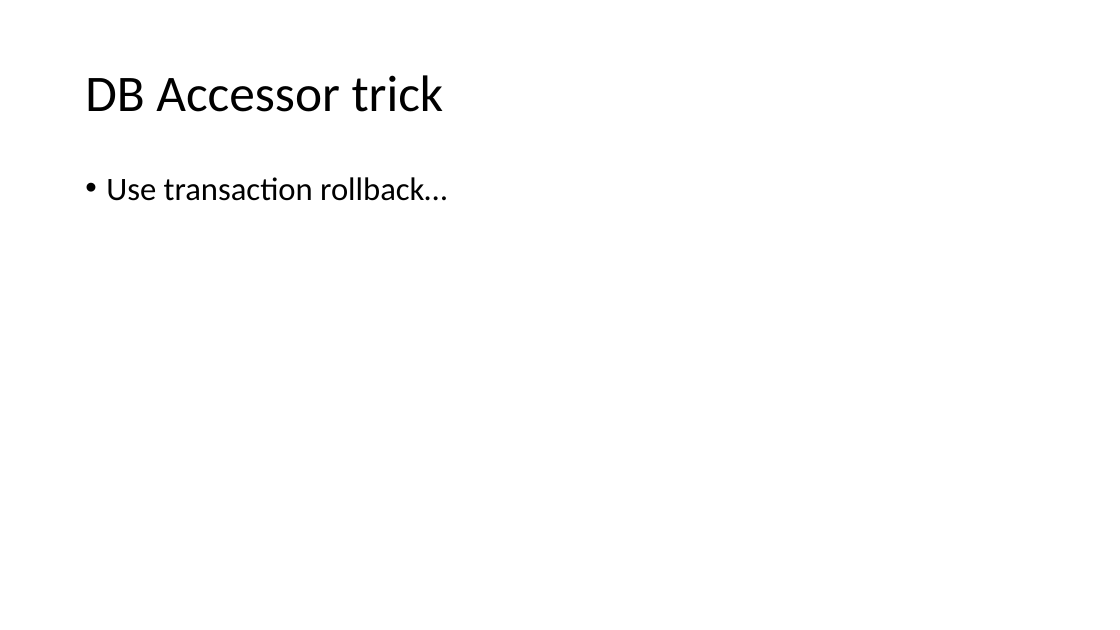
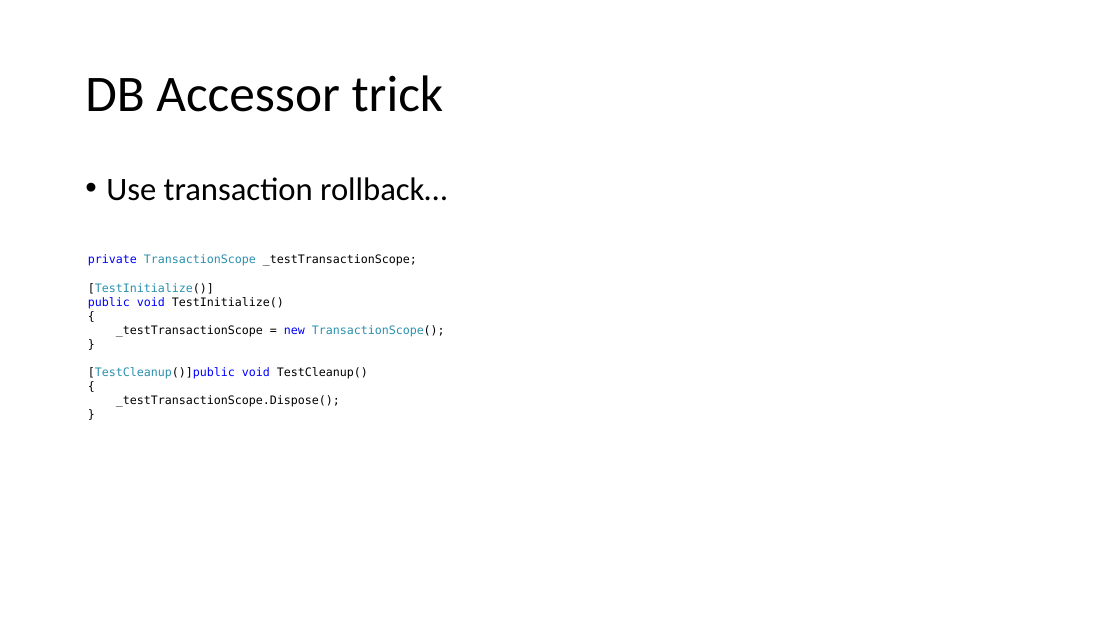
Before and after one commit to dnsdurham/ArchitectureExamples, a slide deck: slide 9 of Nuts_and_Bolts.pptx. Drawn at 1120x630 pixels with LibreOffice and Linux fonts; fonts in the diff are those of the drawing. Boxes give left, top, right and bottom in pixels: in the first picture for what was removed or moved away, otherwise in the second. Text is boxed around its words. In the diff, an @@ line names an element or a change of style, - is before the commit and + after.

```diff
--- a/Nuts_and_Bolts.pptx
+++ b/Nuts_and_Bolts.pptx
@@ text added at (88,254,445,407), 10 pt, text #000000 @@
+private TransactionScope _testTransactionScope;
+[TestInitialize()]
+public void TestInitialize()
+{
+_testTransactionScope = new TransactionScope();
+}
+[TestCleanup()]public void TestCleanup()
+{
+_testTransactionScope.Dispose();
+}
```
Also in this commit, not shown: 2 slides added, 47 other files.
